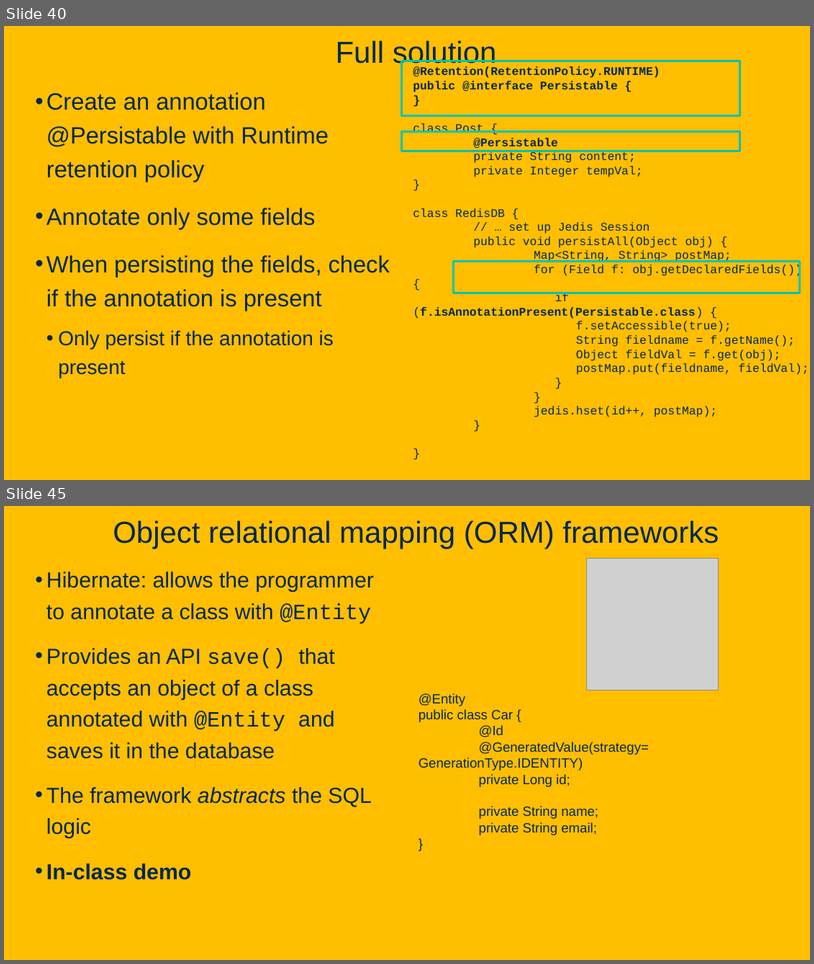
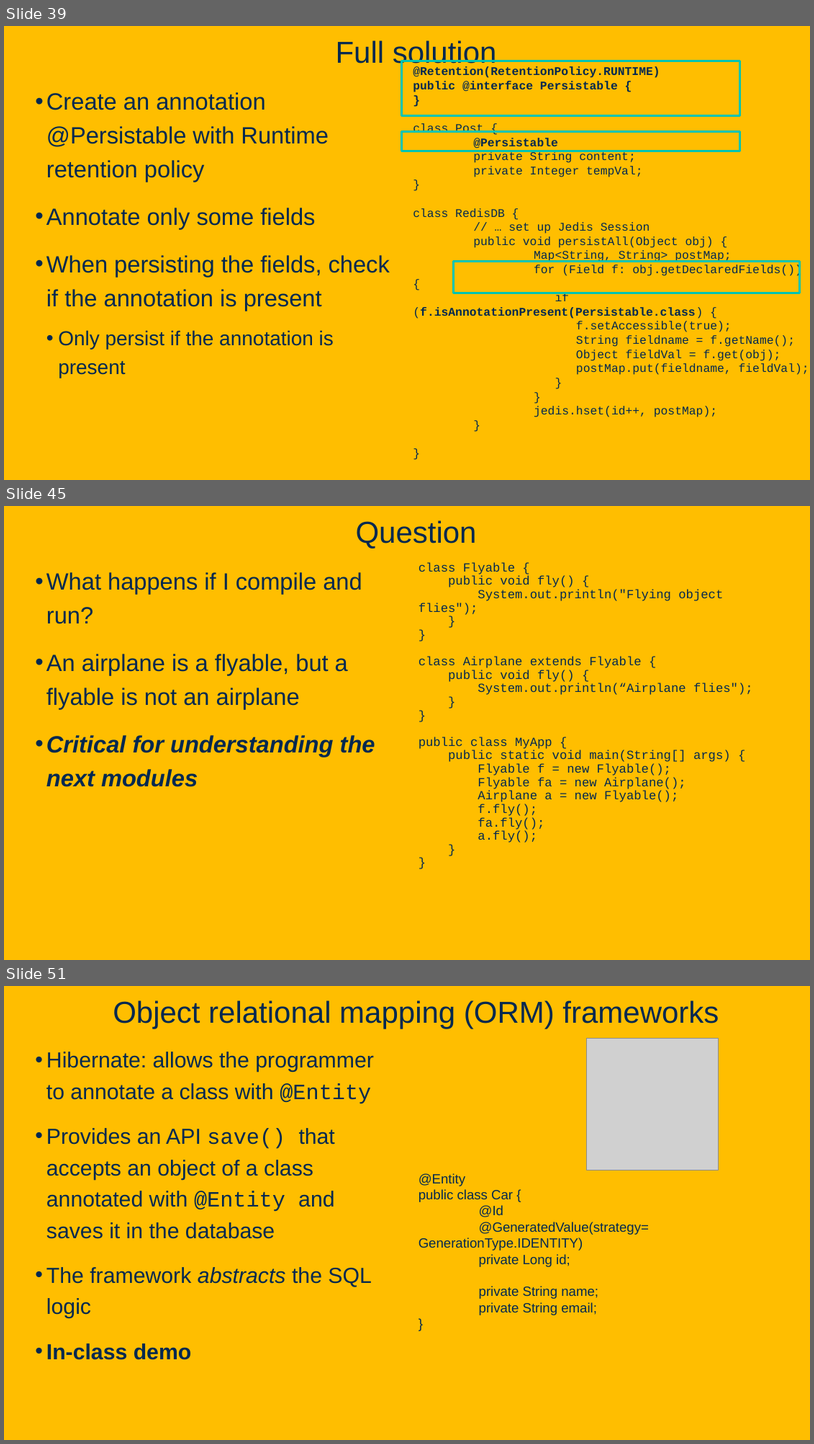
Before and after one commit to davsec-teaching/ECS160-Winter2025, a slide deck: slides/5_annotations_and_reflection.pptx. Shown one above the other, each under a label of ours: slides 40 and 45 before the commit, slides 39, 45 and 51 after it; the slides between them are not shown. The pictures are 814x964 and 814x1444 pixels, drawn with LibreOffice and Linux fonts; fonts in the diff are those of the drawing; grey boxes stand for pictures; background and template pictures are left out. Boxes give left, top, right and bottom in pixels: in the first picture for what was removed or moved away, otherwise in the second. Text is boxed around its words. In the diff, an @@ line names an element or a change of style, - is before the commit and + after.

```diff
--- a/slides/5_annotations_and_reflection.pptx
+++ b/slides/5_annotations_and_reflection.pptx
@@ slide 45 added at [4,506,810,960], background picture (left out) @@
@@ title added at [356,520,477,548], 36 pt, text #022850 @@
+Question
@@ text added at [419,563,754,842], 14.8 pt, text #022850 @@
+class Flyable {
+public void fly() {
+System.out.println("Flying object flies");
+}
+}
+class Airplane extends Flyable {
+public void fly() {
+System.out.println(“Airplane flies");
+}
+}
+public class MyApp {
+public static void main(String[] args) {
+Flyable f = new Flyable();
+Flyable fa = new Airplane();
+Airplane a = new Flyable();
+f.fly();
+fa.fly();
+a.fly();
+}
+}
@@ text added at [46,572,376,787], 28 pt, text #022850 @@
+• What happens if I compile and run?
+• An airplane is a flyable, but a flyable is not an airplane
+• Critical for understanding the next modules
@@ what was slide 40 is now slide 39 @@
@@ what was slide 45 is now slide 51 @@
```
Also in this commit, not shown: 4 slides changed, 35 other slides added, 2 slides removed.
